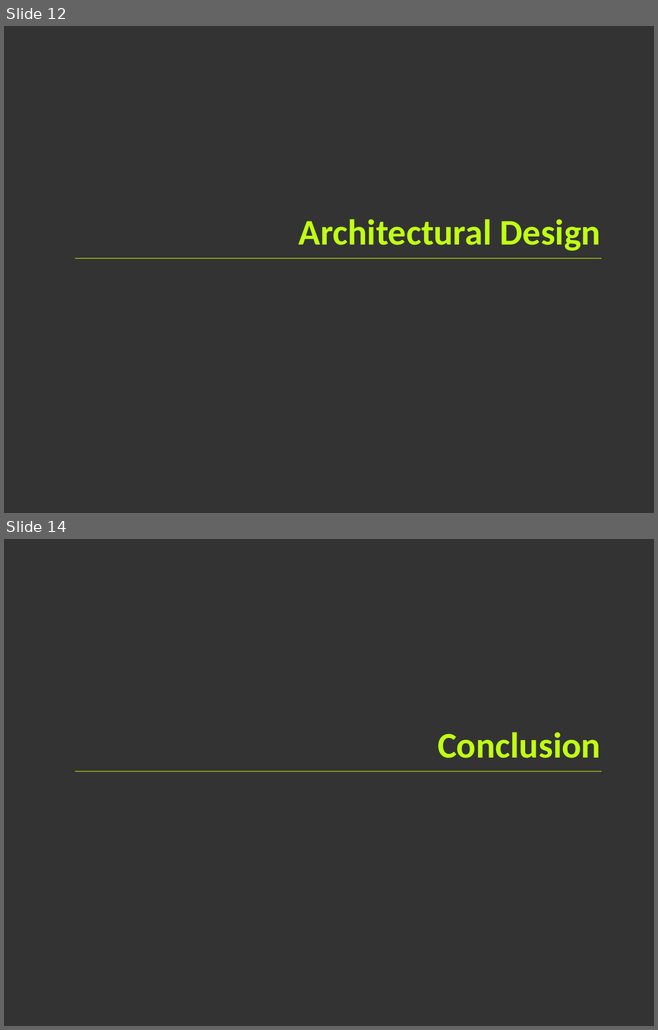
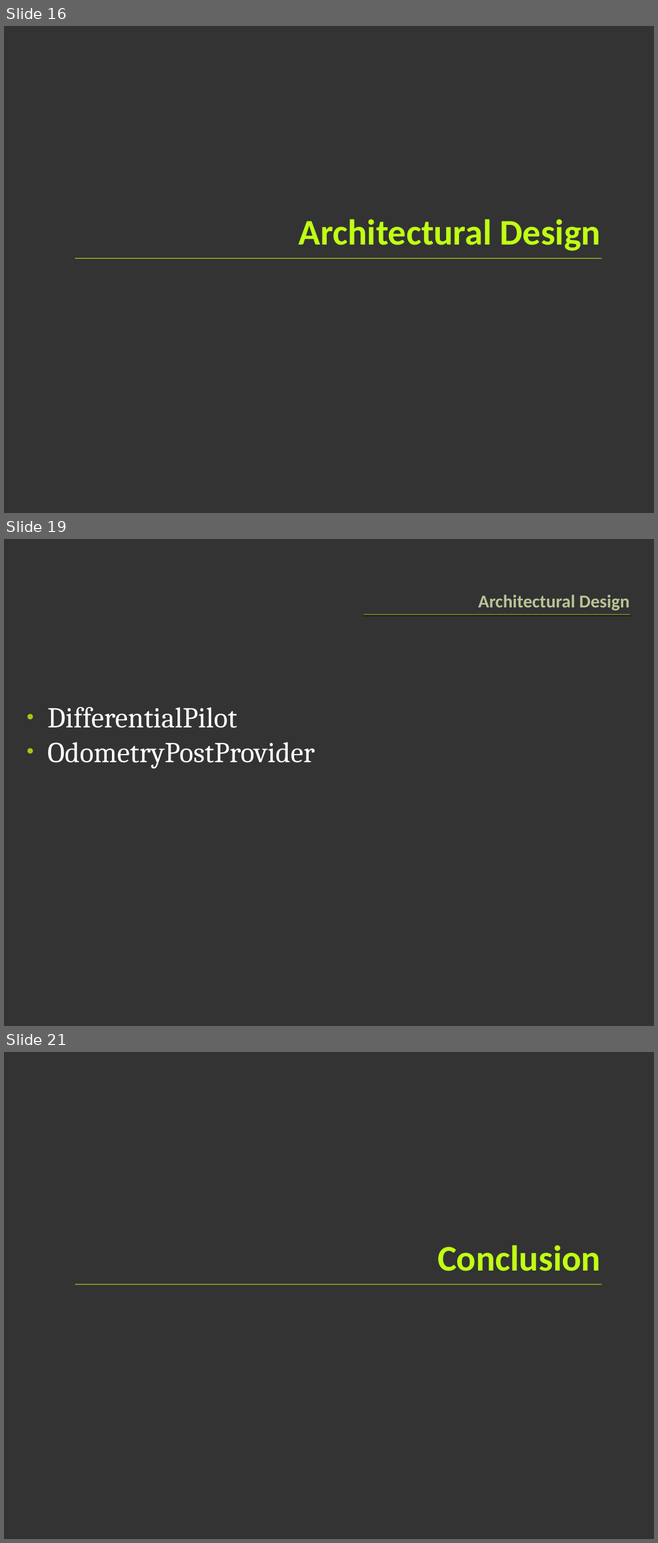
Before and after one commit to greck/0xDEADBEEF, a slide deck: PRES.pptx. Shown one above the other, each under a label of ours: slides 12 and 14 before the commit, slides 16, 19 and 21 after it; the slides between them are not shown. The pictures are 658x1030 and 658x1543 pixels, drawn with LibreOffice and Linux fonts; fonts in the diff are those of the drawing. Boxes give left, top, right and bottom in pixels: in the first picture for what was removed or moved away, otherwise in the second. Text is boxed around its words. In the diff, an @@ line names an element or a change of style, - is before the commit and + after.

```diff
--- a/PRES.pptx
+++ b/PRES.pptx
@@ slide 19 added at [4,539,654,1026], background #333333 @@
@@ title added at [478,595,629,610], 20 pt, text #BAC696, bold @@
+Architectural Design
@@ rectangle added at [363,614,630,615], fill #A2C816 @@
@@ text added at [48,707,315,769], 32 pt, text #FFFFFF @@
+• DifferentialPilot
+• OdometryPostProvider
@@ what was slide 12 is now slide 16 @@
@@ what was slide 14 is now slide 21 @@
```
Also in this commit, not shown: 4 slides changed, 7 other slides added, 1 slide removed.
